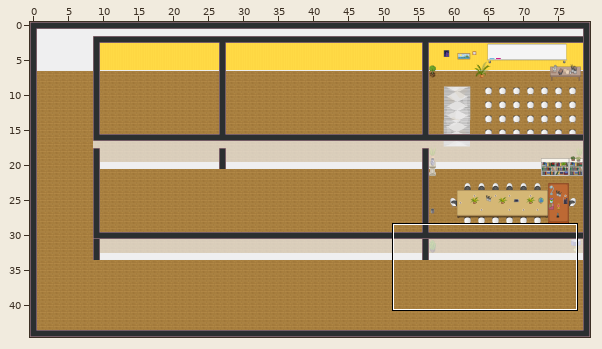
Tiled map (JSON): a.tmj. The picture above shows the old version from afar; the outline marks the close-up.
Close-up. Before the commit:
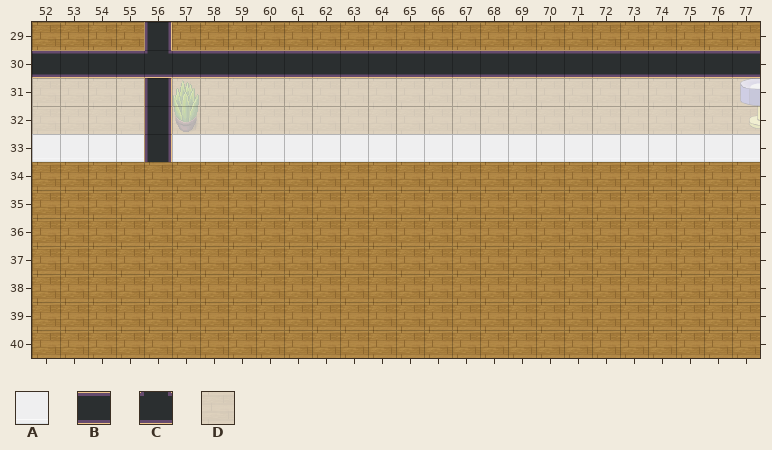
Cells are 32x32 px. Shown: x 52..77, y 29..40. The commit also changed other parts of the map, which this record leaves out.
Key: from "Chunk 1": A 4, B 26, C 156, D 157.
_ is an empty cell, # one hidden under a higher layer.
Layers that did not change in this view are not listed.
Layer "Ground/up up ground" before, first column x 52:
29 __________________________
30 __________________________
31 __________________________
32 __________________________
33 AAAA#AAAAAAAAAAAAAAAAAAAAA
34 __________________________
35 __________________________
36 __________________________
37 __________________________
38 __________________________
39 __________________________
40 __________________________
Layer "above #2" before, first column x 52:
29 __________________________
30 BBBBCBBBBBBBBBBBBBBBBBBBBB
31 DDDD_DDDDDDDDDDDDDDDDDDDDD
32 DDDD_DDDDDDDDDDDDDDDDDDDDD
33 __________________________
34 __________________________
35 __________________________
36 __________________________
37 __________________________
38 __________________________
39 __________________________
40 __________________________
After the commit:
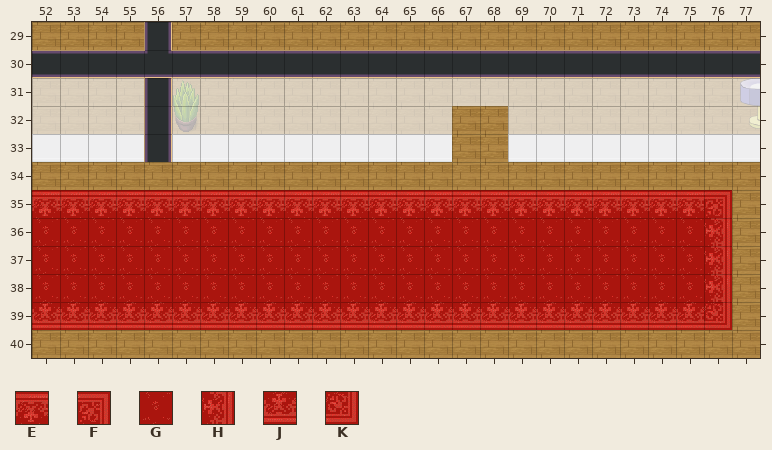
Further tiles: from "Chunk 1": E 6, F 7, G 13, H 14, J 56, K 57.
See-through tiles are keyed as they look on the map.
Changes in this commit:
Layer "Ground/up up ground":
Tile A is gone in row 33 at x 67 to 68.
Layer "Ground/carpet":
The edit adds tile E in row 35 at x 52 to 75.
The edit adds tile F in row 35 at x 76.
The edit adds tile G in rows 36 to 38 at x 52 to 75.
The edit adds tile H in rows 36 to 38 at x 76.
The edit adds tile J in row 39 at x 52 to 75.
The edit adds tile K in row 39 at x 76.
Layer "above #2":
Tile D is gone in row 32 at x 67 to 68.
Where, in picture pixels (left, top, right, bottom), the same in both close-ups:
removed: (452, 106, 508, 162)
added: (32, 190, 732, 330)
